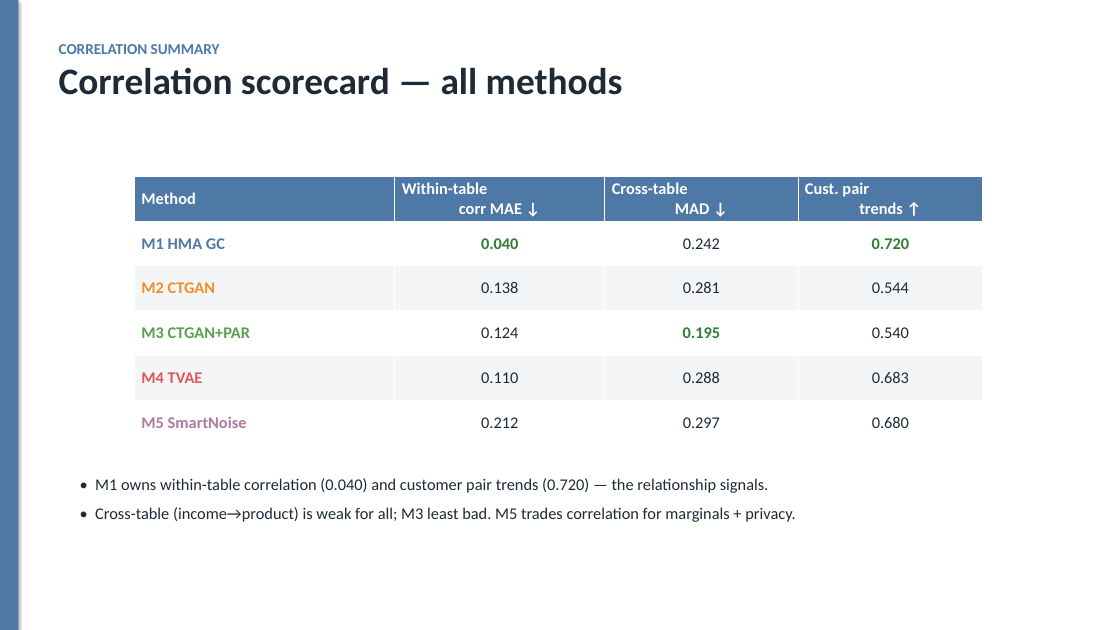
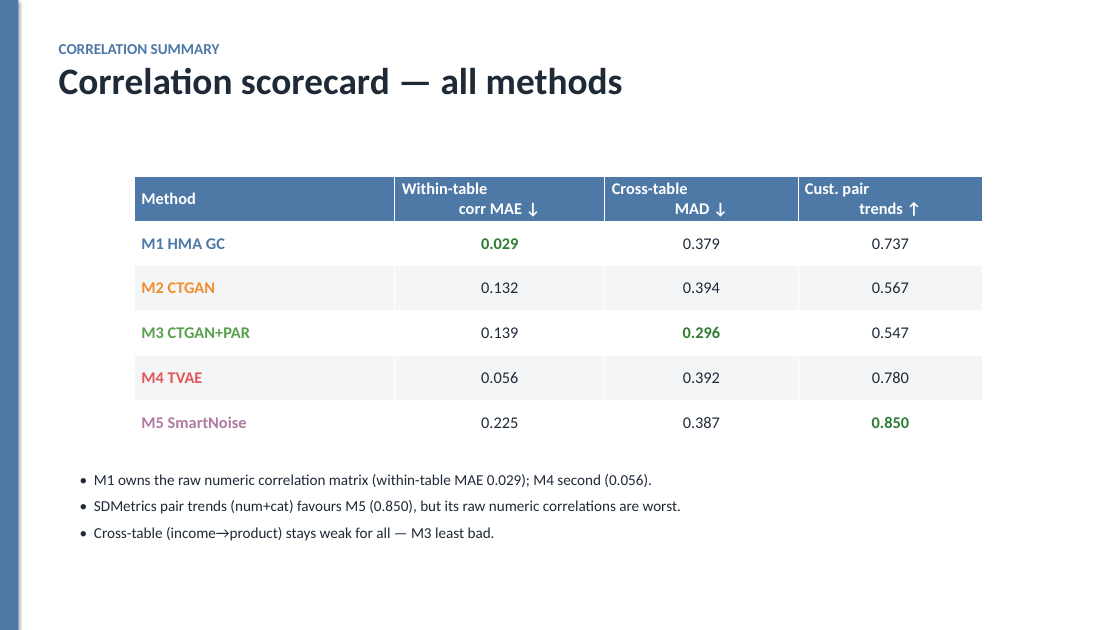
Before and after one commit to dylanwang2111/synthetic_data_gen, a slide deck: slide 14 of slides.pptx. Drawn at 1120x630 pixels with LibreOffice and Linux fonts; fonts in the diff are those of the drawing. Boxes give left, top, right and bottom in pixels: in the first picture for what was removed or moved away, otherwise in the second. Text is boxed around its words. In the diff, an @@ line names an element or a change of style, - is before the commit and + after.

```diff
--- a/slides.pptx
+++ b/slides.pptx
@@ table at (x1=134, y1=176, x2=983, y2=445) @@
-row 2: M1 HMA GC | 0.040 | 0.242 | 0.720
+row 2: M1 HMA GC | 0.029 | 0.379 | 0.737
-row 3: M2 CTGAN | 0.138 | 0.281 | 0.544
+row 3: M2 CTGAN | 0.132 | 0.394 | 0.567
-row 4: M3 CTGAN+PAR | 0.124 | 0.195 | 0.540
+row 4: M3 CTGAN+PAR | 0.139 | 0.296 | 0.547
-row 5: M4 TVAE | 0.110 | 0.288 | 0.683
+row 5: M4 TVAE | 0.056 | 0.392 | 0.780
-row 6: M5 SmartNoise | 0.212 | 0.297 | 0.680
+row 6: M5 SmartNoise | 0.225 | 0.387 | 0.850
@@ text at (x1=94, y1=474, x2=681, y2=541): text changed; size 14 to 13 pt @@
-• M1 owns within-table correlation (0.040) and customer pair trends (0.720) — the relationship signals.
-• Cross-table (income→product) is weak for all; M3 least bad. M5 trades correlation for marginals + privacy.
+• M1 owns the raw numeric correlation matrix (within-table MAE 0.029); M4 second (0.056).
+• SDMetrics pair trends (num+cat) favours M5 (0.850), but its raw numeric correlations are worst.
+• Cross-table (income→product) stays weak for all — M3 least bad.
```
Also in this commit, not shown: 6 other slides changed, 1 slide added, 37 other files.
